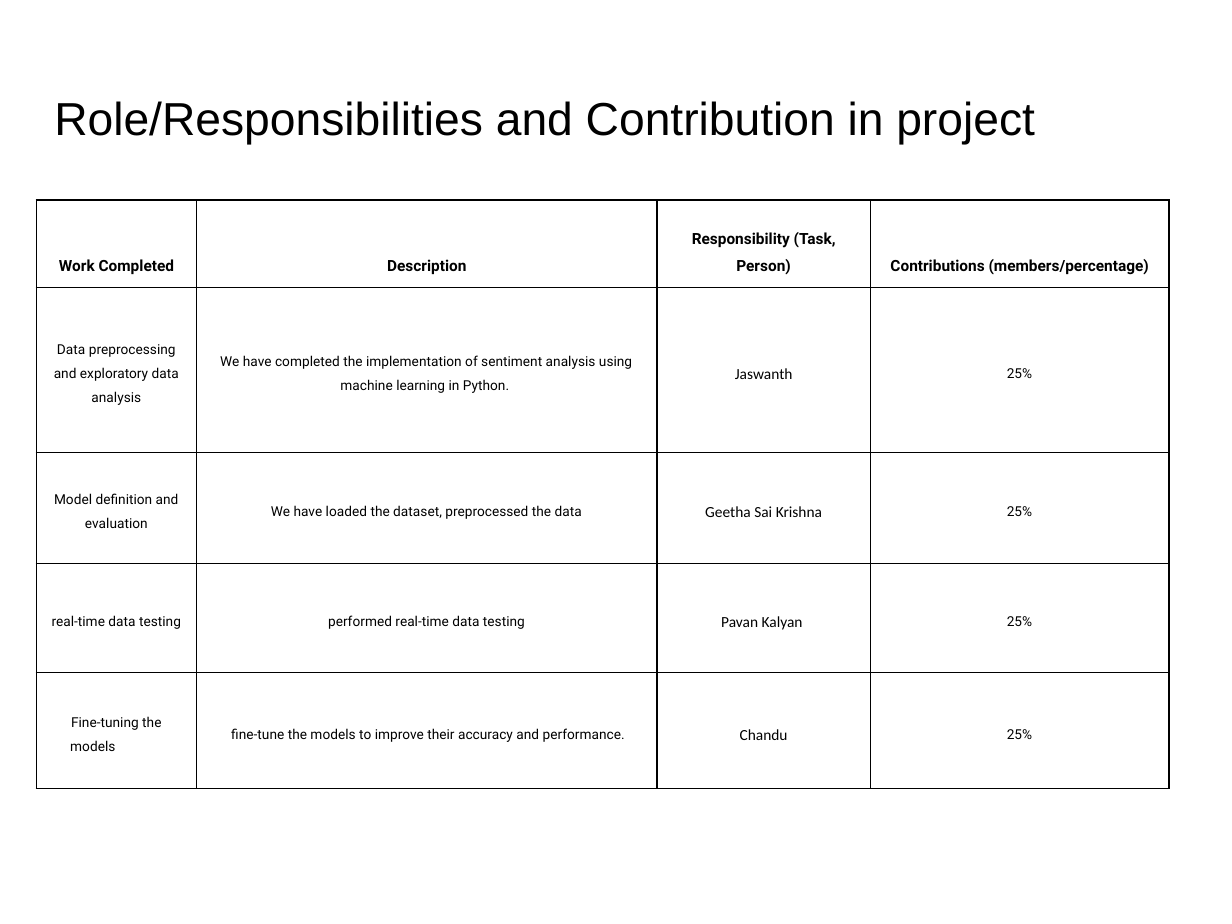
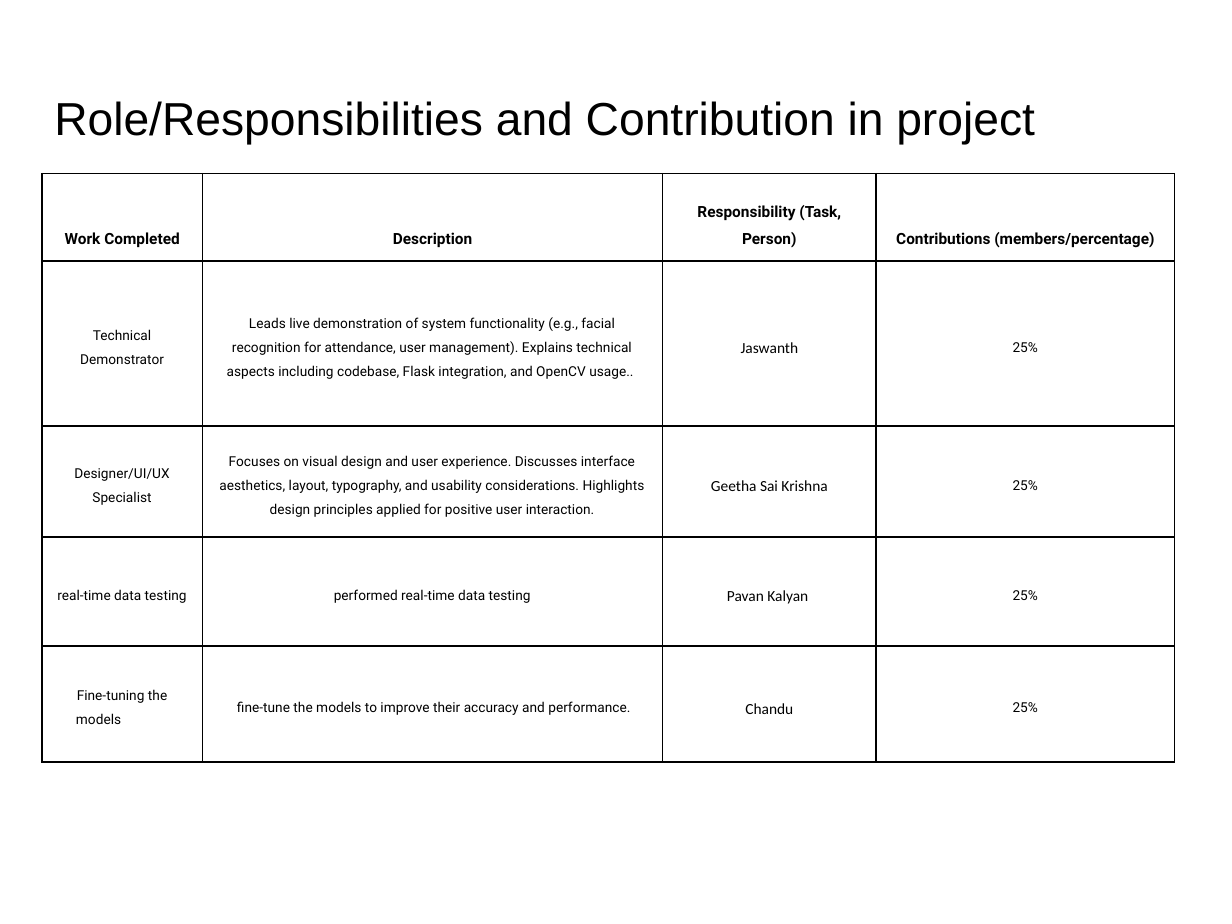
Before and after one commit to Andrachandu/Neural-Networks-and-Deep-Learning, a slide deck: slide 3 of neural (1).pptx. Drawn at 1232x924 pixels with LibreOffice and Linux fonts; fonts in the diff are those of the drawing. Boxes give left, top, right and bottom in pixels: in the first picture for what was removed or moved away, otherwise in the second. Text is boxed around its words. In the diff, an @@ line names an element or a change of style, - is before the commit and + after.

```diff
--- a/neural (1).pptx
+++ b/neural (1).pptx
@@ table at [42,174,1174,763] @@
-row 2, column 1: Data preprocessing and exploratory data analysis
+row 2, column 1: Technical Demonstrator
-row 2, column 2: We have completed the implementation of sentiment analysis using machine learning in Python.
+row 2, column 2: Leads live demonstration of system functionality (e.g., facial recognition for attendance, user management). Explains technical aspects including codebase, Flask integration, and OpenCV usage..
-row 3, column 1: Model definition and evaluation
+row 3, column 1: Designer/UI/UX Specialist
-row 3, column 2: We have loaded the dataset, preprocessed the data
+row 3, column 2: Focuses on visual design and user experience. Discusses interface aesthetics, layout, typography, and usability considerations. Highlights design principles applied for positive user interaction.
@@ table: place and size @@
-table at [36,200,1168,788]
+table at [42,174,1174,763]
```
